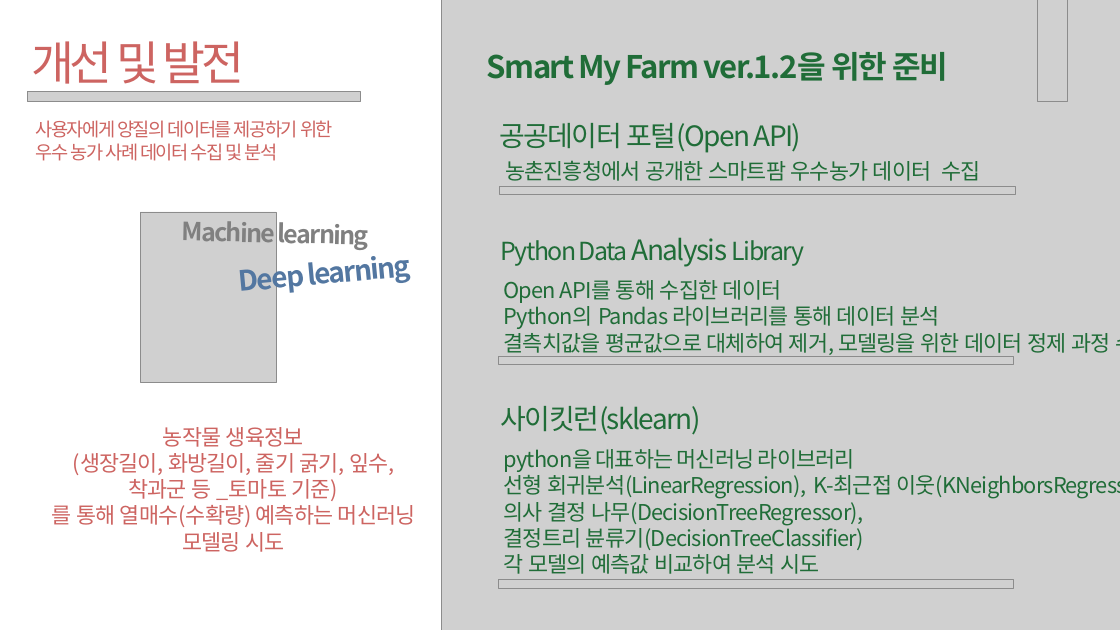
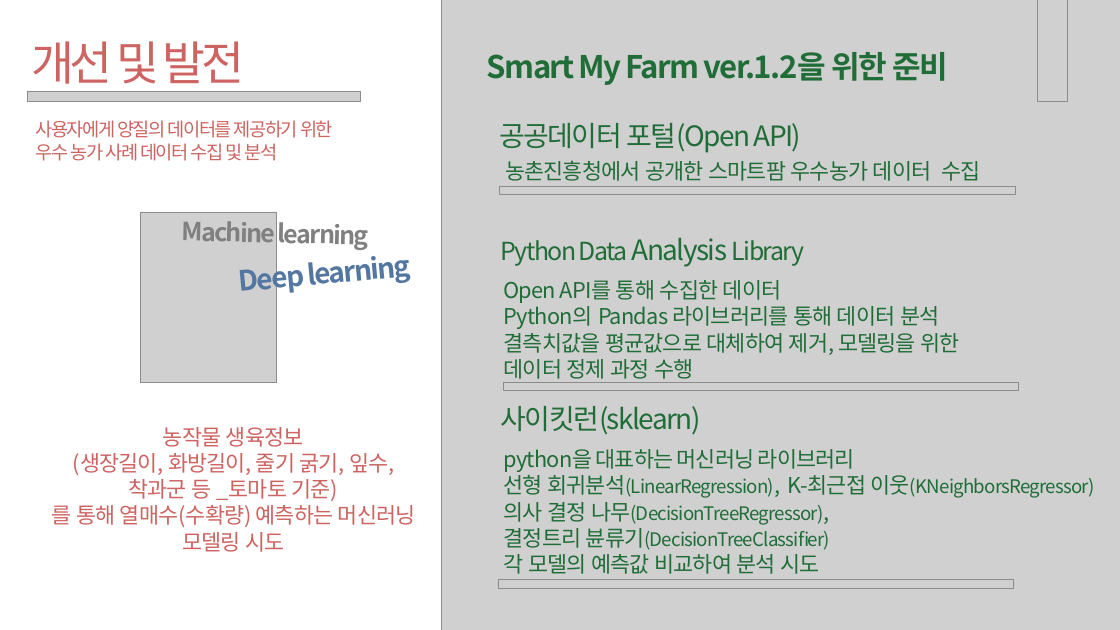
Before and after one commit to hanYijin/portfolio_2021, a slide deck: slide 28 of smartFarm.pptx. Drawn at 1120x630 pixels with LibreOffice and Linux fonts; fonts in the diff are those of the drawing; grey boxes stand for pictures. Boxes give left, top, right and bottom in pixels: in the first picture for what was removed or moved away, otherwise in the second. Text is boxed around its words. In the diff, an @@ line names an element or a change of style, - is before the commit and + after.

```diff
--- a/smartFarm.pptx
+++ b/smartFarm.pptx
@@ text at <box>504,333,960,383</box>: text changed @@
-결측치값을 평균값으로 대체하여 제거, 모델링을 위한 데이터 정제 과정 수행
+결측치값을 평균값으로 대체하여 제거, 모델링을 위한
+데이터 정제 과정 수행
@@ picture: place and size @@
-picture at <box>498,356,1014,365</box>
+picture at <box>503,382,1018,390</box>
@@ text at <box>504,475,1095,550</box>: size 28 to 24 pt in "회귀분석(LinearRegression), 이웃(KNeighborsRegressor)", "나무(DecisionTreeRegressor),", "뷴류기(DecisionTreeClassifier)" @@
```
Also in this commit, not shown: 1 other slide changed, 37 other files.
